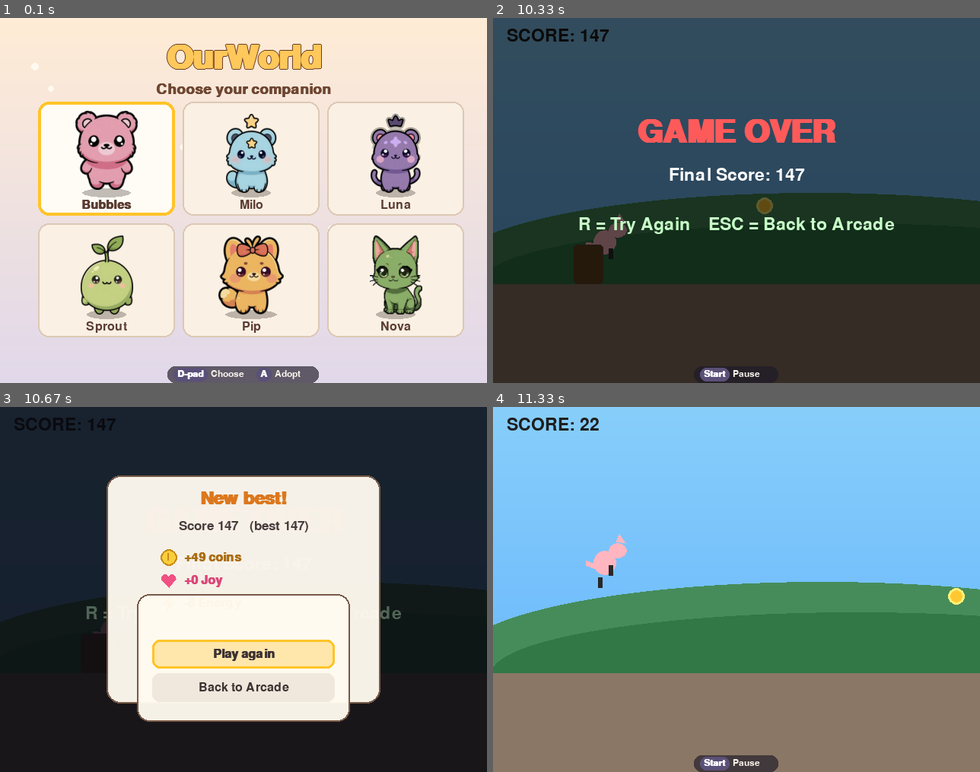
Above: before the commit, frames 1-4 (two rows, left to right).
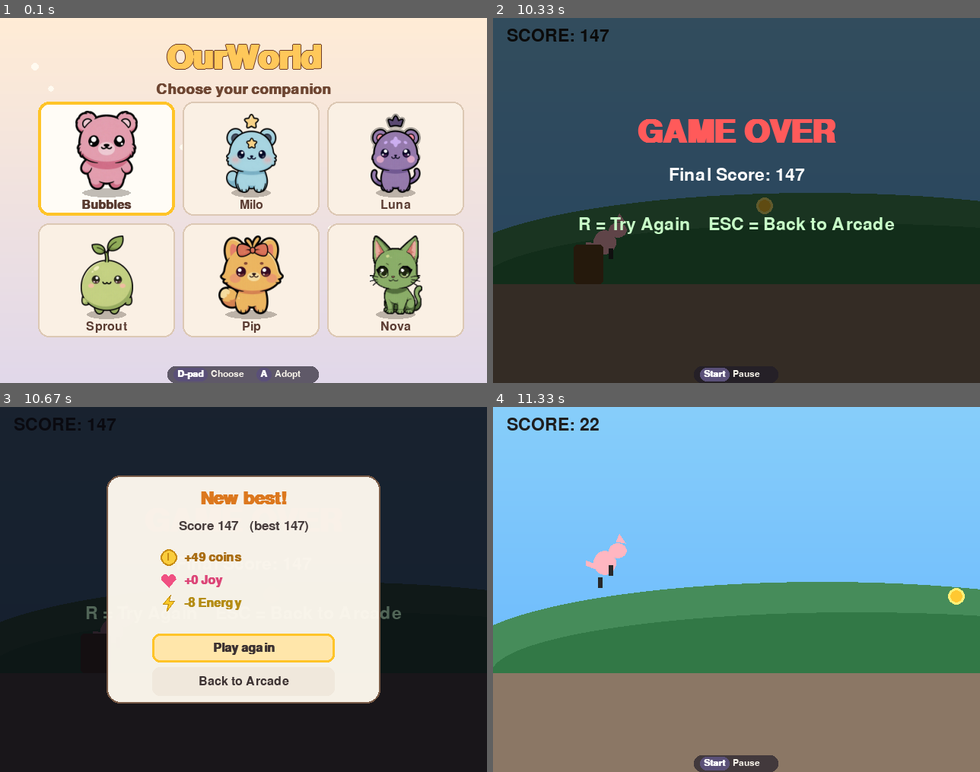
Above: after the commit, the same moments.

Repository: nickamis606/ourworld
Game: pygame game, started from main_pygame.py
Same seed, same stepped clock (60 frames per second), same inputs: the game is played once before the commit and once after it.
Inputs (mouse positions are in pixels of both pictures, inside the frame that each line leads up to):
- Up to frame 1 (0.1 s): no input
- Up to frame 2 (10.33 s): tap Space at 0.33, 4.07, 8.13, 8.47, 9.8 s; hold Left 0.67-1.2 s; click "Play" at 1.28 s; tap W at 1.57 s; click "Park" at 1.95 s; right-click (570, 288) at 2.62 s; hold Left 2.9-3.3 s; tap F at 3.33 s; hold Up 3.67-4.03 s; right-click (600, 149) at 5.12 s; click "Dash" at 5.85 s; hold Space 6.13-6.6 s; hold Left 6.13-6.6 s; tap C at 6.28 s; move the mouse to (770, 193) at 6.63 s; click (770, 193) at 6.68 s; move the mouse to (692, 69) at 6.97 s; click (692, 69) at 7.02 s; tap Esc at 7.8, 9.47 s; click (848, 200) at 8.85 s; click (561, 288) at 9.18 s
- Up to frame 3 (10.67 s): no input
- Up to frame 4 (11.33 s): click "Play again" at 10.68 s; hold Up 10.97-11.27 s; move the mouse to (570, 578) at 11.3 s

Frames 1-2 are identical in both runs. In frame 3, 5.4% of the frame differs, in the area x 28-72%, y 51-87%; in frame 4, nothing differs.

Commit message:
test: pytest suite for core rules, saves/migration and headless smoke runs
36 tests: needs decay/clamping, care actions + refusals + location bonuses,
shop/garden/decorate rules, minigame rewards, save round-trip, forced quit
save, corrupt/newer/legacy v0 and v1 save handling, offline catch-up, plus
headless boots of every scene through Game.step(): all six locations, map
travel, all three minigames to the results card, gamepad hat/buttons, pause
and quit, and Continue skipping pet select.

Also: results/title menus no longer draw a second panel over their card,
home bunting no longer covers the location tag.

Diff:
--- /dev/null
+++ b/pytest.ini
@@ -0,0 +1,2 @@
+[pytest]
+testpaths = tests
--- a/scenes/arcade_scene.py
+++ b/scenes/arcade_scene.py
@@ -117,7 +117,7 @@
             elif self.phase == "play":
                 self.handle_action("A")
             elif self.phase == "result":
-                i = self.menu.hit(e.pos, (320, 330))
+                i = self.menu.hit(e.pos, (320, 322))
                 if i is not None:
                     self.menu.index = i
                     self.handle_action("A")
@@ -125,7 +125,7 @@
     # ------------------------------------------------------------- update
     def update(self, dt):
         self.t += dt
-        self.state.pet.needs  # needs do not decay while a minigame runs (fair play)
+        # needs do not decay while a minigame runs (fair play)
         if self.phase == "play":
             self.minigame.update(dt)
             over = getattr(self.minigame, "game_over", False) or not getattr(self.minigame, "running", True)
@@ -207,4 +207,4 @@
                 surf.blit(icon(need, 24), (210, y))
                 surf.blit(assets.text(f"{'+' if v > 0 else ''}{int(round(v))} {label}", 24, col, bold=True), (242, y + 4))
                 y += 30
-        self.menu.draw(surf, (320, 330), veil=False)
+        self.menu.draw(surf, (320, 322), veil=False, box=False)
--- a/scenes/main_scene.py
+++ b/scenes/main_scene.py
@@ -433,8 +433,8 @@
         if pot is not None:
             surf.blit(pot, (70, 262))
         # bunting across the top of the room
-        for i in range(12):
-            x = 40 + i * 48
-            y = 60 + int(10 * math.sin(i / 11 * math.pi))
+        for i in range(8):
+            x = 236 + i * 46
+            y = 50 + int(10 * math.sin(i / 7 * math.pi))
             col = [(250, 120, 170), (250, 210, 70), (140, 200, 250)][i % 3]
             pygame.draw.polygon(surf, col, [(x, y), (x + 30, y), (x + 15, y + 22)])
--- a/scenes/title_scene.py
+++ b/scenes/title_scene.py
@@ -107,7 +107,7 @@
             sp = self.sprites[self.state.pet.species_id]
             sp.set_feet(320, 270)
             sp.draw(surf, {"dy": -10 * abs(math.sin(self.t * 3))})
-            self.menu.draw(surf, (320, 360), veil=False)
+            self.menu.draw(surf, (320, 360), veil=False, box=False)
             hint_bar(surf, [("D-pad", "Choose"), ("A", "OK")])
             return
         sub = assets.text("Choose your companion", 28, (110, 70, 50), bold=True)
--- /dev/null
+++ b/tests/conftest.py
@@ -0,0 +1,6 @@
+import os
+import sys
+
+os.environ.setdefault("SDL_VIDEODRIVER", "dummy")
+os.environ.setdefault("SDL_AUDIODRIVER", "dummy")
+sys.path.insert(0, os.path.dirname(os.path.dirname(os.path.abspath(__file__))))
--- /dev/null
+++ b/tests/test_core.py
@@ -0,0 +1,234 @@
+"""Pure-logic tests: no pygame needed."""
+import json
+import sys
+
+import pytest
+
+from core.game_state import GameState, FULL_THRESHOLD
+from core.needs import Needs, DECAY_PER_SEC
+from core.pet_state import PetState
+from core.rewards import minigame_reward
+from core import world
+
+
+@pytest.fixture
+def gs(tmp_path):
+    return GameState(save_path=str(tmp_path / "save.json"))
+
+
+def test_core_has_no_pygame_imports():
+    import importlib, pathlib
+    for f in (pathlib.Path(__file__).parent.parent / "core").glob("*.py"):
+        src = f.read_text()
+        assert "import pygame" not in src, f"{f} imports pygame"
+
+
+def test_needs_decay_by_dt():
+    n = Needs(hunger=50, happiness=50, energy=50, cleanliness=50)
+    n.tick(10)
+    assert n.hunger == pytest.approx(50 - DECAY_PER_SEC["hunger"] * 10)
+    assert n.cleanliness == pytest.approx(50 - DECAY_PER_SEC["cleanliness"] * 10)
+
+
+def test_needs_clamp_and_ignore_negative_dt():
+    n = Needs(hunger=1)
+    n.tick(10_000)
+    assert n.hunger == 0.0
+    n.tick(-5)
+    assert n.hunger == 0.0
+    n.apply({"hunger": 500, "bogus": 3})
+    assert n.hunger == 100.0
+
+
+def test_tick_clamps_huge_dt(gs):
+    gs.pet.needs = Needs(80, 80, 80, 80)
+    gs.tick(3600)  # a frozen frame must not wipe out the pet
+    assert gs.pet.needs.hunger > 79
+
+
+def test_feed_changes_needs(gs):
+    gs.pet.needs = Needs(hunger=40, happiness=50, energy=50, cleanliness=50)
+    res = gs.perform_care_action("feed")
+    assert res["success"]
+    assert gs.pet.needs.hunger == 65
+    assert res["deltas"]["hunger"] == 25
+
+
+def test_full_need_refuses(gs):
+    gs.pet.needs.hunger = FULL_THRESHOLD + 1
+    res = gs.perform_care_action("feed")
+    assert not res["success"] and "hungry" in res["msg"]
+
+
+def test_play_needs_energy(gs):
+    gs.pet.needs.happiness = 10
+    gs.pet.needs.energy = 5
+    assert not gs.perform_care_action("play")["success"]
+
+
+def test_location_bonus(gs):
+    gs.pet.needs = Needs(50, 30, 50, 50)
+    gs.pet.location = "park"
+    res = gs.perform_care_action("play")
+    assert res["bonus"] and gs.pet.needs.happiness == 30 + 22 + 10
+
+
+def test_unknown_action(gs):
+    assert not gs.perform_care_action("dance")["success"]
+
+
+def test_shop_buy_and_eat(gs):
+    gs.pet.location = "sweeties_candy_shop"
+    gs.pet.coins = 30
+    gs.pet.needs.hunger = 20
+    res = gs.buy_item("sweeties_candy_shop", "lollipop")
+    assert res["success"] and res["eat"]
+    assert gs.pet.coins == 20 and gs.pet.needs.hunger == 50
+    assert "lollipop" not in gs.pet.inventory
+
+
+def test_shop_needs_coins_and_presence(gs):
+    gs.pet.location = "gens_garden"
+    gs.pet.coins = 5
+    assert not gs.buy_item("gens_garden", "flower_seeds")["success"]
+    gs.pet.location = "home"
+    gs.pet.coins = 500
+    assert not gs.buy_item("gens_garden", "flower_seeds")["success"]
+
+
+def test_garden_cycle(gs):
+    gs.pet.location = "gens_garden"
+    gs.pet.coins = 100
+    assert gs.buy_item("gens_garden", "flower_seeds")["success"]
+    assert gs.pet.inventory["flower_seeds"] == 1
+    assert not gs.plant_seed("flower_seeds")["success"]  # not in backyard
+    gs.pet.location = "backyard"
+    assert gs.plant_seed("flower_seeds")["success"]
+    assert "flower_seeds" not in gs.pet.inventory
+    assert not gs.harvest_plant()["success"]
+    stage_secs = world.PLANTS["flower"]["stage_secs"]
+    for _ in range(int(stage_secs * world.MAX_STAGE / 5) + 2):
+        gs.tick(5)
+    assert gs.mature_plants() == 1
+    coins = gs.pet.coins
+    res = gs.harvest_plant()
+    assert res["success"] and gs.pet.inventory["flowers"] == 1
+    assert gs.pet.coins == coins + world.PLANTS["flower"]["coins"]
+
+
+def test_garden_full(gs):
+    gs.pet.location = "backyard"
+    gs.pet.inventory["flower_seeds"] = 20
+    for _ in range(world.GARDEN_SLOTS):
+        assert gs.plant_seed("flower_seeds")["success"]
+    assert not gs.plant_seed("flower_seeds")["success"]
+
+
+def test_decorate_and_expire(gs):
+    gs.pet.location = "home"
+    gs.pet.inventory["flowers"] = 4
+    assert not gs.decorate_home()["success"]
+    gs.pet.inventory["flowers"] = 5
+    assert gs.decorate_home()["success"]
+    assert gs.pet.home_decorated and "flowers" not in gs.pet.inventory
+    gs.apply_offline(world.DECORATION_SECS + 1)
+    assert not gs.pet.home_decorated
+
+
+def test_mood_and_wants(gs):
+    gs.pet.needs = Needs(90, 90, 90, 90)
+    assert gs.mood() == "happy" and gs.wants() is None
+    gs.pet.needs.hunger = 10
+    assert gs.wants() == "hunger" and gs.mood() != "happy"
+
+
+@pytest.mark.parametrize("game", ["snake", "pet_dash", "frogger"])
+def test_minigame_rewards(game):
+    zero = minigame_reward(game, 0)
+    assert zero["coins"] == 0 and zero["happiness"] == 0 and zero["energy"] < 0
+    small, big = minigame_reward(game, 30), minigame_reward(game, 3000)
+    assert 0 < small["coins"] < big["coins"]
+    assert big["happiness"] <= 40  # capped
+
+
+def test_finish_minigame_records_best(gs):
+    gs.pet.needs.energy = 50
+    r = gs.finish_minigame("snake", 120)
+    assert r["new_best"] and r["best"] == 120 and r["coins"] > 0
+    assert not gs.finish_minigame("snake", 10)["new_best"]
+
+
+def test_save_load_roundtrip(tmp_path):
+    path = str(tmp_path / "s.json")
+    a = GameState(save_path=path)
+    a.new_game("Luna", 2)
+    a.pet.needs = Needs(11, 22, 33, 44)
+    a.pet.coins = 77
+    a.pet.location = "park"
+    a.pet.inventory = {"flower_seeds": 2}
+    a.pet.garden = [{"type": "sunflower", "stage": 2, "age": 5.0}]
+    a.save_manager.update_high_score("frogger", 999)
+    assert a.save()
+    b = GameState(save_path=path)
+    assert b.has_save
+    assert (b.pet.name, b.pet.species_id, b.pet.coins, b.pet.location) == ("Luna", 2, 77, "park")
+    assert b.pet.needs.hunger == pytest.approx(11, abs=0.5)
+    assert b.pet.garden[0]["type"] == "sunflower"
+    assert b.save_manager.get_high_score("frogger") == 999
+
+
+def test_quit_save_not_throttled(tmp_path):
+    gs = GameState(save_path=str(tmp_path / "s.json"))
+    assert gs.trigger_auto_save()
+    assert not gs.trigger_auto_save()      # throttled autosave
+    assert gs.save()                        # forced save always writes
+
+
+def test_corrupt_save_is_quarantined(tmp_path):
+    path = tmp_path / "s.json"
+    path.write_text("{not json")
+    gs = GameState(save_path=str(path))
+    assert not gs.has_save
+    assert (tmp_path / "s.json.corrupt").exists()
+
+
+def test_newer_save_not_overwritten(tmp_path):
+    path = tmp_path / "s.json"
+    path.write_text(json.dumps({"schema_version": 99, "pet": {"name": "Future"}}))
+    gs = GameState(save_path=str(path))
+    gs.save()
+    assert json.loads(path.read_text())["schema_version"] == 99
+
+
+def test_legacy_v0_save_migrates(tmp_path):
+    """The flat format from main's saves/savegame.json, with monotonic stamps."""
+    legacy = {"name": "Nova", "creature_type": "fluff",
+              "needs": {"hunger": 82.3, "happiness": 97.7, "energy": 59.7, "cleanliness": 57.2},
+              "location": "arcade", "days_alive": 0, "coins": 60,
+              "inventory": {"flower_seeds": 3},
+              "garden": [{"type": "sunflower", "stage": 1, "planted_time": 409894.59}],
+              "home_decorated": True, "home_decoration_time": 410074.6}
+    path = tmp_path / "s.json"
+    path.write_text(json.dumps(legacy))
+    gs = GameState(save_path=str(path))
+    assert gs.has_save and gs.pet.name == "Nova" and gs.pet.location == "arcade"
+    assert gs.pet.garden[0]["age"] == 0.0 and gs.pet.home_decorated
+    gs.tick(1)  # must not crash on migrated data
+
+
+def test_v1_save_migrates(tmp_path):
+    v1 = {"schema_version": 1, "last_save_time": 123.0, "high_scores": {"snake": 40},
+          "pet": {"name": "Pip", "needs": {"hunger": 50, "happiness": 50, "energy": 50, "cleanliness": 50},
+                  "location": "nowhere", "coins": "lots", "garden": [{"type": "cactus", "stage": 9}]}}
+    path = tmp_path / "s.json"
+    path.write_text(json.dumps(v1))
+    gs = GameState(save_path=str(path))
+    assert gs.has_save and gs.pet.location == "home"
+    assert gs.pet.garden[0] == {"type": "flower", "stage": 3, "age": 0.0}
+    assert gs.save_manager.get_high_score("snake") == 40
+
+
+def test_offline_decay_is_gentle(gs):
+    gs.pet.needs = Needs(90, 90, 90, 90)
+    gs.apply_offline(7 * 24 * 3600)
+    assert gs.pet.needs.hunger >= 20  # hungry, never starved
--- /dev/null
+++ b/tests/test_smoke.py
@@ -0,0 +1,133 @@
+"""Headless smoke tests: boot every scene and run frames through the real loop."""
+import os
+
+import pygame
+import pytest
+
+
+@pytest.fixture
+def game(tmp_path):
+    os.environ["OURWORLD_SAVE"] = str(tmp_path / "save.json")
+    pygame.init()
+    screen = pygame.display.set_mode((640, 480))
+    import main_pygame
+    g = main_pygame.Game(screen=screen)
+    yield g
+    os.environ.pop("OURWORLD_SAVE", None)
+
+
+def key(k):
+    return [pygame.event.Event(pygame.KEYDOWN, key=k, mod=0, unicode="", scancode=0),
+            pygame.event.Event(pygame.KEYUP, key=k, mod=0, unicode="", scancode=0)]
+
+
+def run(g, n, events=()):
+    g.step(1 / 30, list(events))
+    for _ in range(n):
+        g.step(1 / 30, [])
+
+
+def adopt(g):
+    run(g, 2, key(pygame.K_SPACE))
+    run(g, 20)
+    assert g.scene_name == "main"
+
+
+def test_boot_and_adopt(game):
+    run(game, 10)
+    assert game.scene_name == "title"
+    adopt(game)
+    assert game.state.has_save and os.path.exists(game.state.save_manager.path)
+
+
+def test_every_location_draws(game):
+    adopt(game)
+    from core.world import LOCATIONS
+    for loc in LOCATIONS:
+        game.state.pet.location = loc
+        game.scene.on_enter()
+        run(game, 30)
+        for _ in range(len(game.scene.bar.items) + 1):
+            run(game, 1, key(pygame.K_RIGHT))
+
+
+def test_care_action_via_keys_changes_needs(game):
+    adopt(game)
+    game.state.pet.needs.hunger = 30
+    game.scene.bar.focus_id("feed")
+    run(game, 60, key(pygame.K_SPACE))
+    assert game.state.pet.needs.hunger > 50
+
+
+def test_map_travel_to_park(game):
+    adopt(game)
+    run(game, 2, key(pygame.K_m))
+    assert game.scene.map.open
+    run(game, 2, key(pygame.K_RIGHT))
+    run(game, 2, key(pygame.K_RIGHT))
+    run(game, 2, key(pygame.K_SPACE))
+    run(game, 20)
+    assert game.scene_name == "travel"
+    run(game, 80)
+    assert game.scene_name == "main" and game.state.pet.location == "park"
+
+
+@pytest.mark.parametrize("which", ["snake", "pet_dash", "frogger"])
+def test_minigames_run_and_pay_out(game, which):
+    adopt(game)
+    game.state.pet.needs.energy = 80
+    game.switch("arcade", game=which)
+    run(game, 20)
+    assert game.scene_name == "arcade" and game.scene.phase == "play"
+    for i in range(300):
+        run(game, 0, key([pygame.K_UP, pygame.K_SPACE, pygame.K_LEFT, pygame.K_DOWN][i % 4]))
+        if game.scene.phase == "result":
+            break
+    if game.scene.phase != "result":   # survived 10 s: end the run from the pause menu
+        run(game, 1, key(pygame.K_RETURN))
+        run(game, 1, key(pygame.K_DOWN))
+        run(game, 1, key(pygame.K_SPACE))
+    assert game.scene.phase == "result"
+    run(game, 2, key(pygame.K_ESCAPE))
+    run(game, 2, key(pygame.K_ESCAPE))
+    run(game, 20)
+    assert game.scene_name == "main"
+
+
+def test_gamepad_hat_and_buttons(game):
+    adopt(game)
+    start = game.scene.bar.focus
+    run(game, 1, [pygame.event.Event(pygame.JOYHATMOTION, value=(1, 0), joy=0, instance_id=99, hat=0),
+                  pygame.event.Event(pygame.JOYHATMOTION, value=(0, 0), joy=0, instance_id=99, hat=0)])
+    assert game.scene.bar.focus == (start + 1) % len(game.scene.bar.items)
+    game.state.pet.needs.hunger = 30
+    game.scene.bar.focus_id("feed")
+    run(game, 40, [pygame.event.Event(pygame.JOYBUTTONDOWN, button=0, joy=0, instance_id=99),
+                   pygame.event.Event(pygame.JOYBUTTONUP, button=0, joy=0, instance_id=99)])
+    assert game.state.pet.needs.hunger > 50
+
+
+def test_pause_and_quit_saves(game):
+    adopt(game)
+    run(game, 2, key(pygame.K_RETURN))
+    assert game.scene.pause is not None
+    for _ in range(3):
+        run(game, 1, key(pygame.K_DOWN))
+    run(game, 1, key(pygame.K_SPACE))
+    assert not game.running
+
+
+def test_continue_skips_select(tmp_path):
+    os.environ["OURWORLD_SAVE"] = str(tmp_path / "save.json")
+    pygame.init()
+    screen = pygame.display.set_mode((640, 480))
+    import main_pygame
+    g = main_pygame.Game(screen=screen)
+    adopt(g)
+    g.state.save()
+    g2 = main_pygame.Game(screen=screen)
+    assert g2.scene_name == "title" and g2.scene.mode == "menu"
+    run(g2, 2, key(pygame.K_SPACE))
+    run(g2, 20)
+    assert g2.scene_name == "main" and g2.state.pet.name == g.state.pet.name
+    os.environ.pop("OURWORLD_SAVE", None)
--- a/ui/menu.py
+++ b/ui/menu.py
@@ -32,15 +32,16 @@
                 return i
         return None
 
-    def draw(self, surface, center=(320, 240), veil=True):
+    def draw(self, surface, center=(320, 240), veil=True, box=True):
         if veil:
             surface.blit(panel((640, 480), (10, 10, 20, 150), 0, None), (0, 0))
-        h = len(self.options) * 44 + 80
-        box = pygame.Rect(0, 0, self.width, h)
-        box.center = center
-        surface.blit(panel(box.size, (255, 250, 240, 245), 16, (120, 90, 70)), box.topleft)
-        t = assets.text(self.title, 30, (80, 60, 50), bold=True)
-        surface.blit(t, t.get_rect(center=(box.centerx, box.y + 26)))
+        if box:
+            h = len(self.options) * 44 + 80
+            rect = pygame.Rect(0, 0, self.width, h)
+            rect.center = center
+            surface.blit(panel(rect.size, (255, 250, 240, 245), 16, (120, 90, 70)), rect.topleft)
+            t = assets.text(self.title, 30, (80, 60, 50), bold=True)
+            surface.blit(t, t.get_rect(center=(rect.centerx, rect.y + 26)))
         for i, ((oid, label), r) in enumerate(zip(self.options, self.rects(center))):
             sel = i == self.index
             pygame.draw.rect(surface, (255, 230, 170) if sel else (240, 232, 220), r, border_radius=10)
